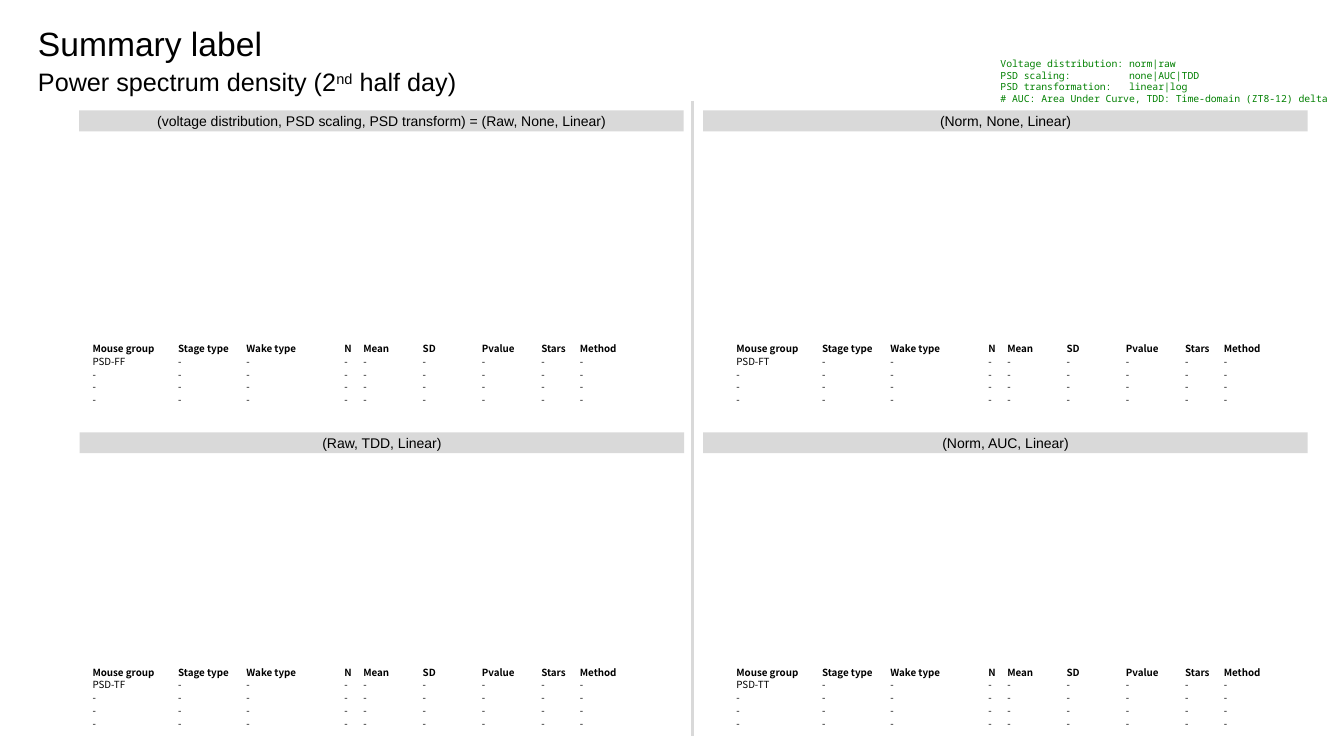
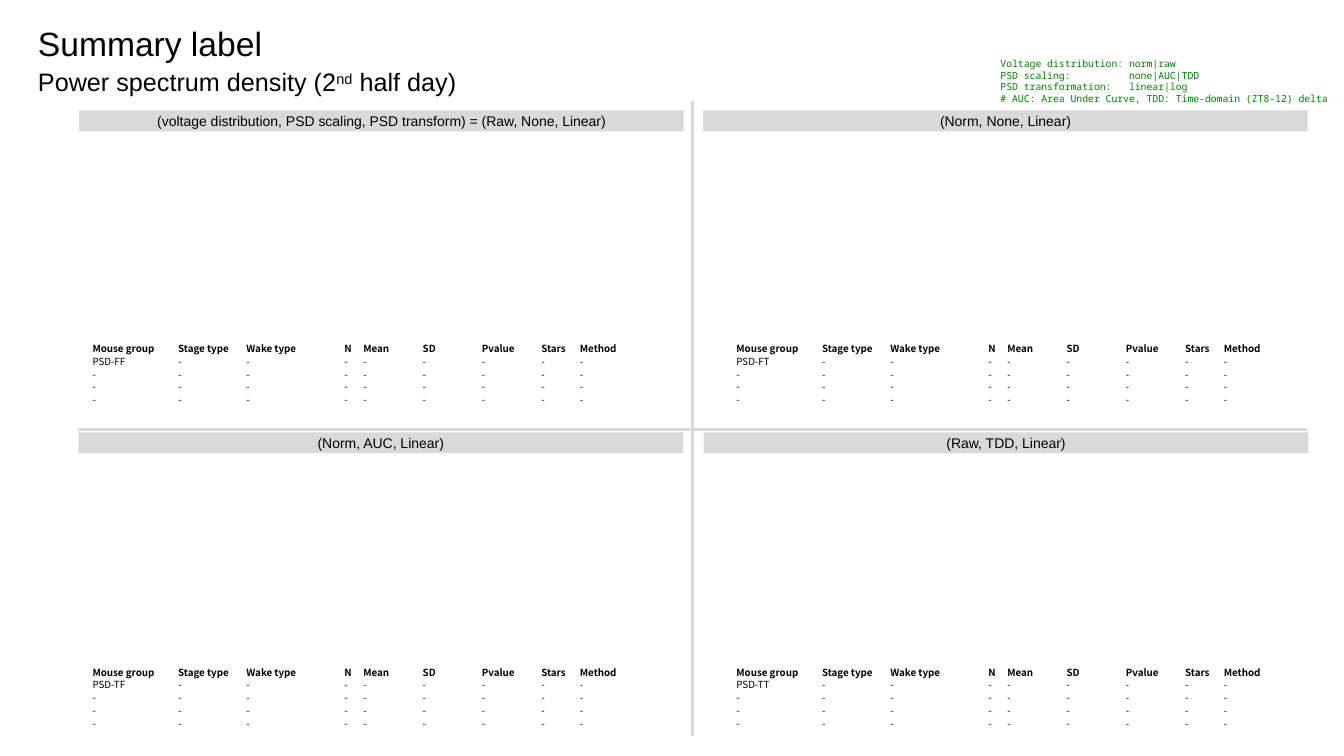
Before and after one commit to OrganismalSystemsBiology/faster2, a slide deck: slide 5 of faster2lib/EEG_power_specrum_template.pptx. Drawn at 1344x756 pixels with LibreOffice and Linux fonts; fonts in the diff are those of the drawing. Boxes give left, top, right and bottom in pixels: in the first picture for what was removed or moved away, otherwise in the second. Text is boxed around its words. In the diff, an @@ line names an element or a change of style, - is before the commit and + after.

Commit message:
[CHG] changed layout of slide

```diff
--- a/faster2lib/EEG_power_specrum_template.pptx
+++ b/faster2lib/EEG_power_specrum_template.pptx
@@ rectangle "(Norm, AUC, Linear)": place and size @@
-rectangle "(Norm, AUC, Linear)" at <box>704,433,1309,454</box>
+rectangle "(Norm, AUC, Linear)" at <box>79,433,684,454</box>
@@ line added from (79, 430) to (1307, 430), #D9D9D9 2.25 pt @@
@@ rectangle "(Raw, TDD, Linear)": place and size @@
-rectangle "(Raw, TDD, Linear)" at <box>80,433,685,454</box>
+rectangle "(Raw, TDD, Linear)" at <box>704,433,1309,454</box>
```
Also in this commit, not shown: 6 other slides changed, 2 other files.
